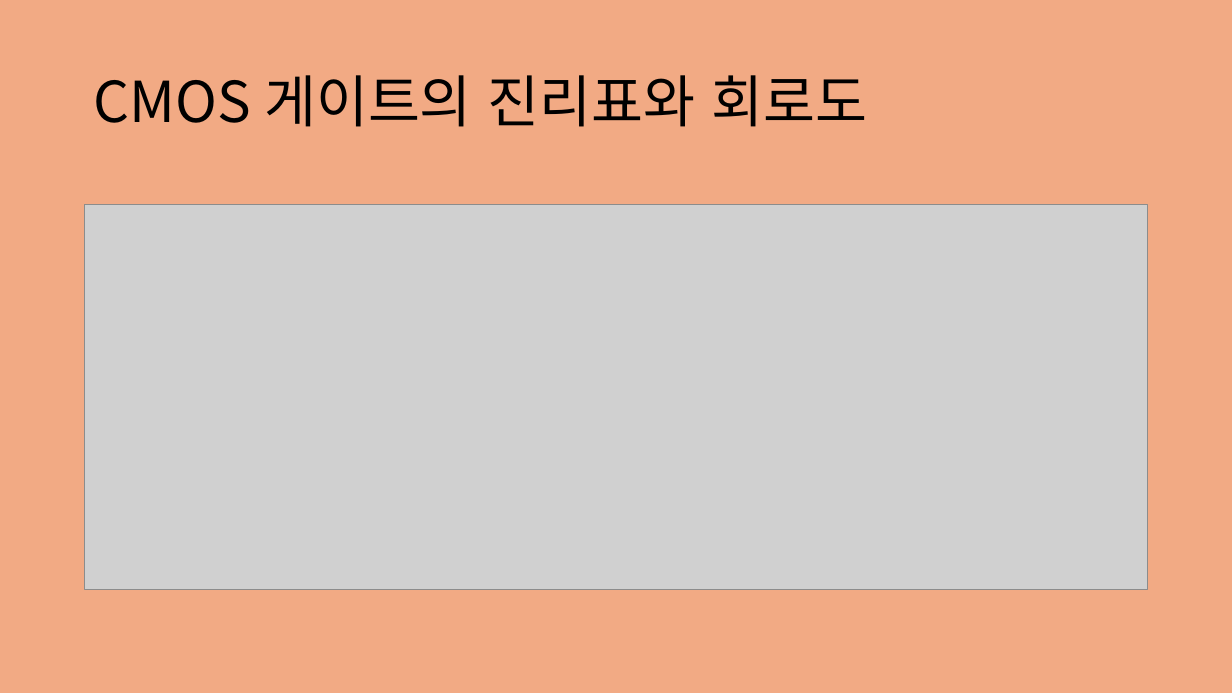
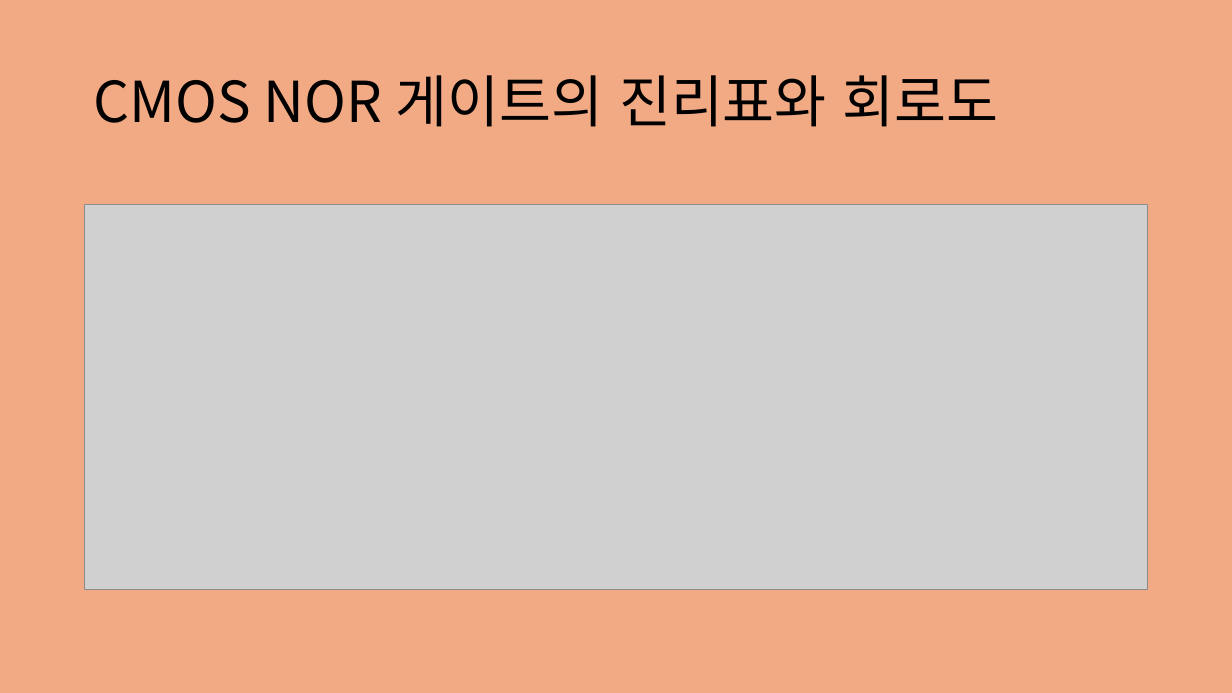
Before and after one commit to jwl1109/IOT, a slide deck: slide 6 of VLSI design 설계 실습/2025-05-29.pptx (slide 7 before the commit). Drawn at 1232x693 pixels with LibreOffice and Linux fonts; fonts in the diff are those of the drawing; grey boxes stand for pictures. Boxes give left, top, right and bottom in pixels: in the first picture for what was removed or moved away, otherwise in the second. Text is boxed around its words. In the diff, an @@ line names an element or a change of style, - is before the commit and + after.

```diff
--- a/VLSI design 설계 실습/2025-05-29.pptx
+++ b/VLSI design 설계 실습/2025-05-29.pptx
@@ title at (94, 75, 999, 127): text changed @@
-CMOS 게이트의 진리표와 회로도
+CMOS NOR 게이트의 진리표와 회로도
```
Also in this commit, not shown: 3 slides added, 2 other files.
